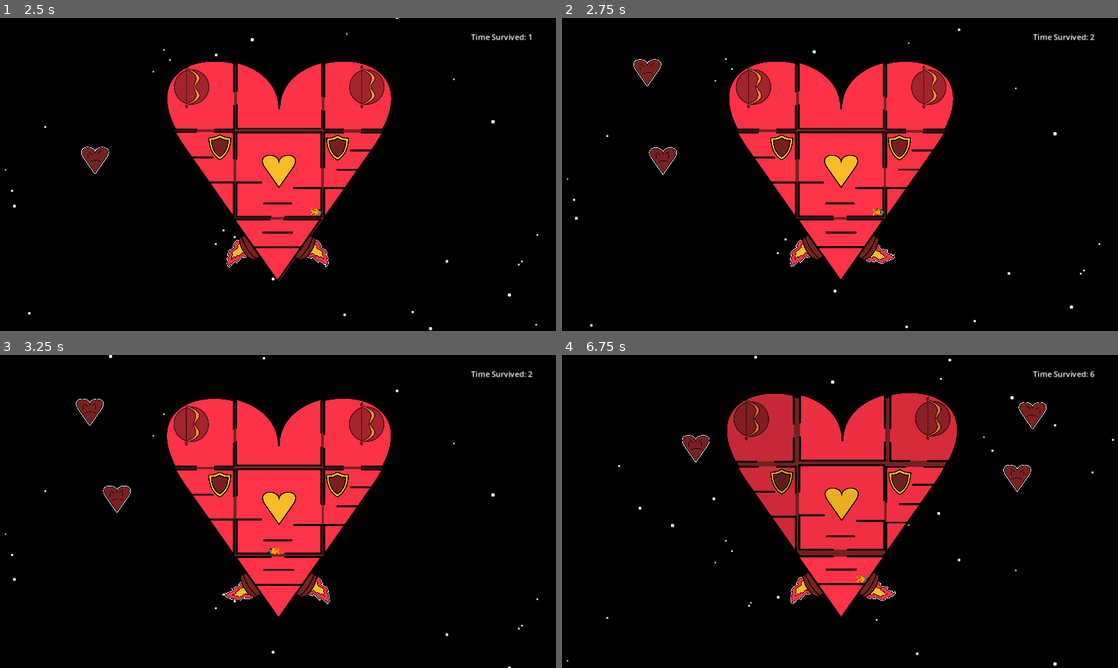
Above: before the commit, frames 1-4 (two rows, left to right).
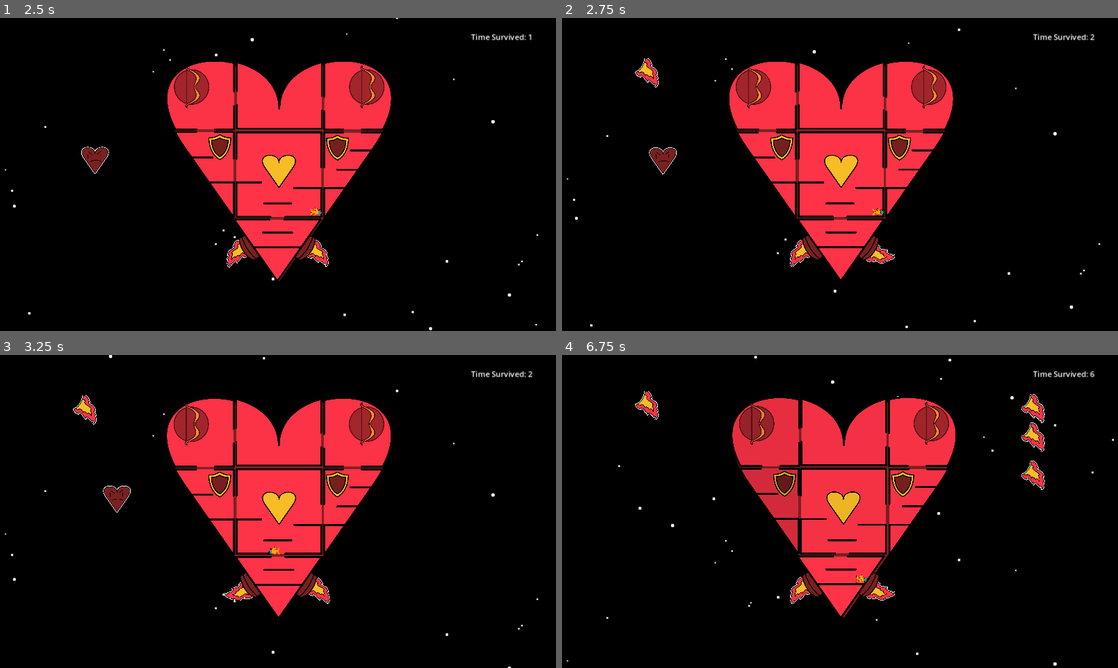
Above: after the commit, the same moments.

Repository: BreannaBre/GodotProject
Game: Godot game, scene res://scenes/main.tscn
The game is run twice, just before and just after one commit, with the same random seed, the same clock (stepped at 60 frames per second) and the same inputs.
Inputs (mouse positions are in pixels of both pictures, inside the frame that each line leads up to):
- Up to frame 1 (2.5 s): click "Start" at 0.5 s; move the mouse to (400, 158) at 1.27 s; hold Right (Player1Right) 1.28-2 s; tap / (Player1Interact) at 1.35 s; click (400, 158) at 1.42 s; tap Up (Player1Jump) at 1.52 s; drag from (166, 190) to (278, 174) at 2.02 s
- Up to frame 2 (2.75 s): no input
- Up to frame 3 (3.25 s): move the mouse to (333, 442) at 2.77 s; hold Left (Player1Left) from 2.78 s (still down); tap / (Player1Interact) at 2.85 s
- Up to frame 4 (6.75 s): release Left (Player1Left) at 3.5 s; drag from (812, 574) to (751, 511) at 3.52 s; move the mouse to (1006, 558) at 4.27 s; hold Right (Player1Right) 4.28-5 s; tap / (Player1Interact) at 4.35, 5.85 s; tap Up (Player1Jump) at 4.52 s; drag from (673, 464) to (784, 483) at 5.02 s; move the mouse to (867, 511) at 5.77 s; hold Right (Player1Right) 5.78-6.5 s; click (867, 511) at 5.92 s; drag from (756, 433) to (928, 508) at 6.52 s

Frame 1 is identical in both runs. In frame 2, 0.3% of the frame differs, in the area x 12-18%, y 12-23%; in frame 3, 0.3%; in frame 4, 9.2%, in the area x 13-88%, y 11-84%.

Commit message:
new enemy type

Diff:
--- /dev/null
+++ b/scenes/heart_burn.tscn
@@ -0,0 +1,25 @@
+[gd_scene load_steps=4 format=3 uid="uid://bpx0tbbru2p1k"]
+
+[ext_resource type="Script" path="res://src/heart_burn.gd" id="1_qxc1l"]
+[ext_resource type="Texture2D" uid="uid://bif3xo5npfras" path="res://assets/misc/fire_frame_1.svg" id="2_1q8bg"]
+
+[sub_resource type="CircleShape2D" id="CircleShape2D_tc5fp"]
+radius = 30.0
+
+[node name="Heart Burn" type="Node2D"]
+z_index = 3
+z_as_relative = false
+script = ExtResource("1_qxc1l")
+
+[node name="Body" type="RigidBody2D" parent="."]
+unique_name_in_owner = true
+contact_monitor = true
+max_contacts_reported = 2
+
+[node name="Sprite" type="Sprite2D" parent="Body"]
+unique_name_in_owner = true
+scale = Vector2(0.15, 0.15)
+texture = ExtResource("2_1q8bg")
+
+[node name="Shape" type="CollisionShape2D" parent="Body"]
+shape = SubResource("CircleShape2D_tc5fp")
--- /dev/null
+++ b/src/heart_burn.gd
@@ -0,0 +1,37 @@
+class_name HeartBurn
+extends Enemy
+
+const ACCEL := 50
+const SPEED := 10000
+const TURN := 60
+const EXPLODE_FORCE := 1
+const DAMAGE_MULT := 0.1
+const STOP_DIST = 500
+
+func _ready() -> void:
+	var body_unsafe := get_node("%Body")
+	assert(body_unsafe is RigidBody2D, "Somebody's been mucking with the heart burn nodes")
+	body = body_unsafe as RigidBody2D
+	default_ready()
+
+func _physics_process(_delta: float) -> void:
+	# I would comment what this code does, but honestly vector math confuses me.
+	# A lot of this was written through guess-and-check lol.
+	var speed := body.linear_velocity.length_squared()
+	var target_angle := body.linear_velocity.angle_to(target - body.position)
+	var heading := body.linear_velocity.normalized()
+	var force := Vector2(0,0)
+
+	if target.distance_to(body.position) < STOP_DIST or speed > SPEED+20:
+		force -= heading * ACCEL
+	elif speed < SPEED-20:
+		force += (target - body.position).normalized() * ACCEL
+
+	# Force applied at a quarter turn from the direction of movement doesn't
+	# change speed, only angle.
+	if target_angle < -0.2:
+		force += heading.rotated(-0.5 * PI) * TURN
+	elif target_angle > 0.2:
+		force += heading.rotated(0.5 * PI) * TURN
+
+	body.apply_central_force(force)
--- a/src/main.gd
+++ b/src/main.gd
@@ -16,6 +16,7 @@
 var mouse_params := PhysicsPointQueryParameters2D.new()
 
 const ANGRY_FACE_SCENE := preload("res://scenes/love_bomb.tscn")
+const HEART_BURN_SCENE := preload("res://scenes/heart_burn.tscn")
 var enemies: Array[Enemy] = []
 var windowSize := DisplayServer.screen_get_size()
 const SPAWN_DELTA := 0.0625
@@ -121,7 +122,10 @@
 		spawn_delay = maxf(spawn_delay - SPAWN_DELTA, MIN_DELAY)
 		var location := windowSize.y/2 * Vector2.from_angle(randf_range(-PI, 0))
 		location.x = windowSize.x/2 * signf(location.x)
-		var new_enemy := add_enemy(ANGRY_FACE_SCENE, location + core_coords)
+		var new_enemy := add_enemy(
+			[HEART_BURN_SCENE, ANGRY_FACE_SCENE].pick_random(),
+			location + core_coords
+		)
 		new_enemy.set_target(core_coords)
 
 func add_enemy(enemy: PackedScene, coords: Vector2) -> Enemy:
